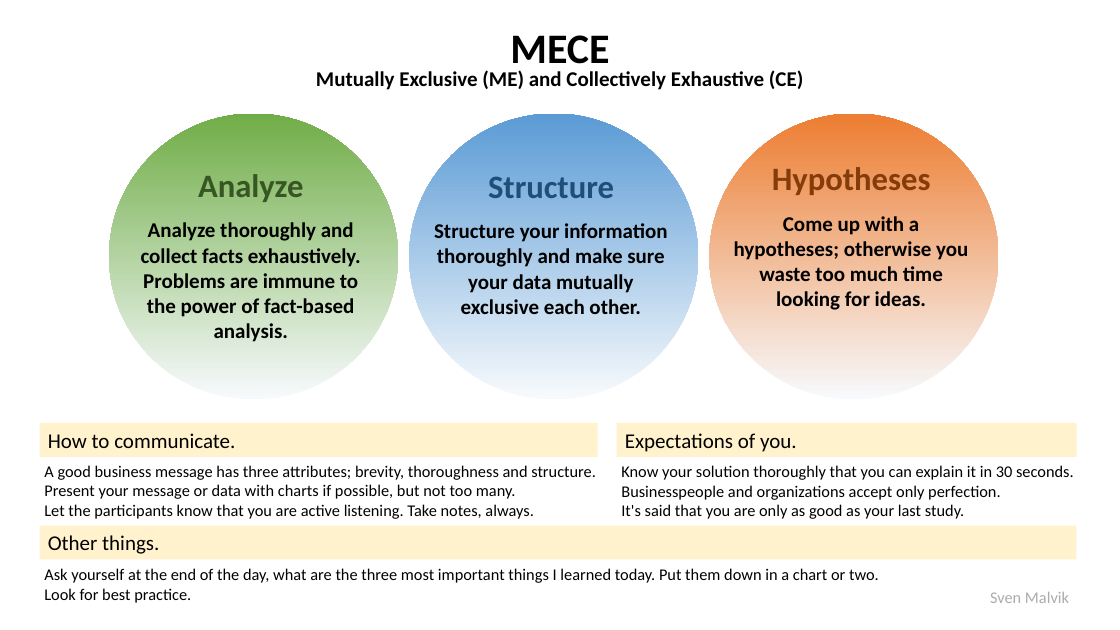
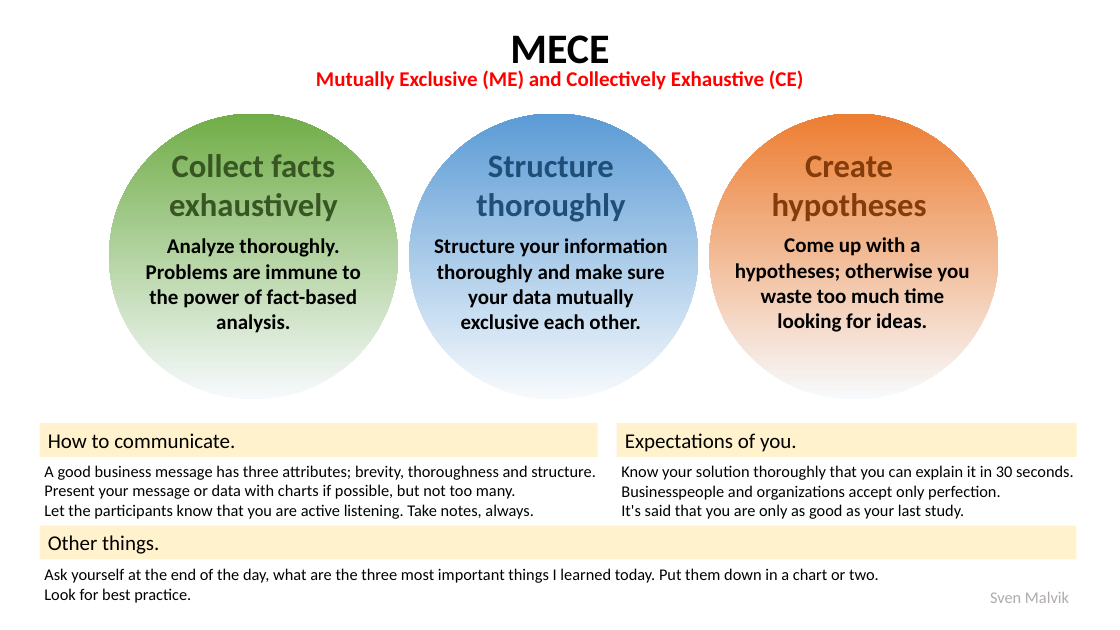
Before and after one commit to svenmalvik/insights, a slide deck: slide 1 of the-mckinsey-way/the-mckinsey-way.pptx. Drawn at 1120x630 pixels with LibreOffice and Linux fonts; fonts in the diff are those of the drawing. Boxes give left, top, right and bottom in pixels: in the first picture for what was removed or moved away, otherwise in the second. Text is boxed around its words. In the diff, an @@ line names an element or a change of style, - is before the commit and + after.

```diff
--- a/the-mckinsey-way/the-mckinsey-way.pptx
+++ b/the-mckinsey-way/the-mckinsey-way.pptx
@@ text "Mutually Exclusive (ME) and Collectively ..." at [316, 70, 803, 90]: text colour #000000 to #FF0000 @@
@@ text at [169, 154, 338, 221]: text changed @@
-Analyze
+Collect facts exhaustively
@@ text at [476, 156, 625, 222]: text changed @@
-Structure
+Structure thoroughly
@@ text at [772, 155, 927, 221]: text changed @@
-Hypotheses
+Create hypotheses
@@ text at [146, 238, 360, 333]: text changed @@
-Analyze thoroughly and collect facts exhaustively. Problems are immune to the power of fact-based analysis.
+Analyze thoroughly. Problems are immune to the power of fact-based analysis.
@@ text "Structure your information thoroughly and ...": place and size @@
-text "Structure your information thoroughly and ..." at [434, 223, 667, 314]
+text "Structure your information thoroughly and ..." at [434, 238, 667, 329]
@@ text "Come up with a hypotheses; ...": place and size @@
-text "Come up with a hypotheses; ..." at [734, 216, 968, 310]
+text "Come up with a hypotheses; ..." at [735, 237, 969, 332]
```
Also in this commit, not shown: 1 other file.
